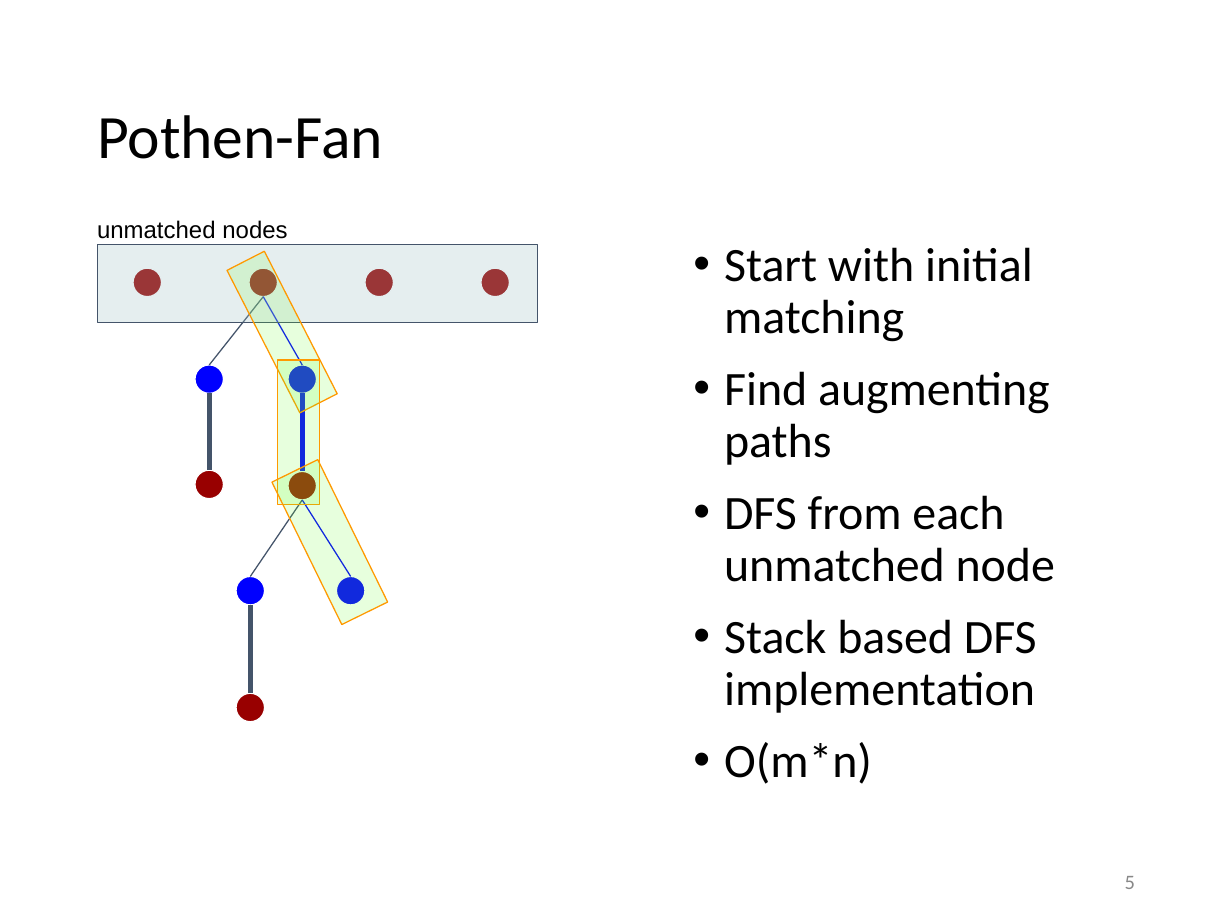
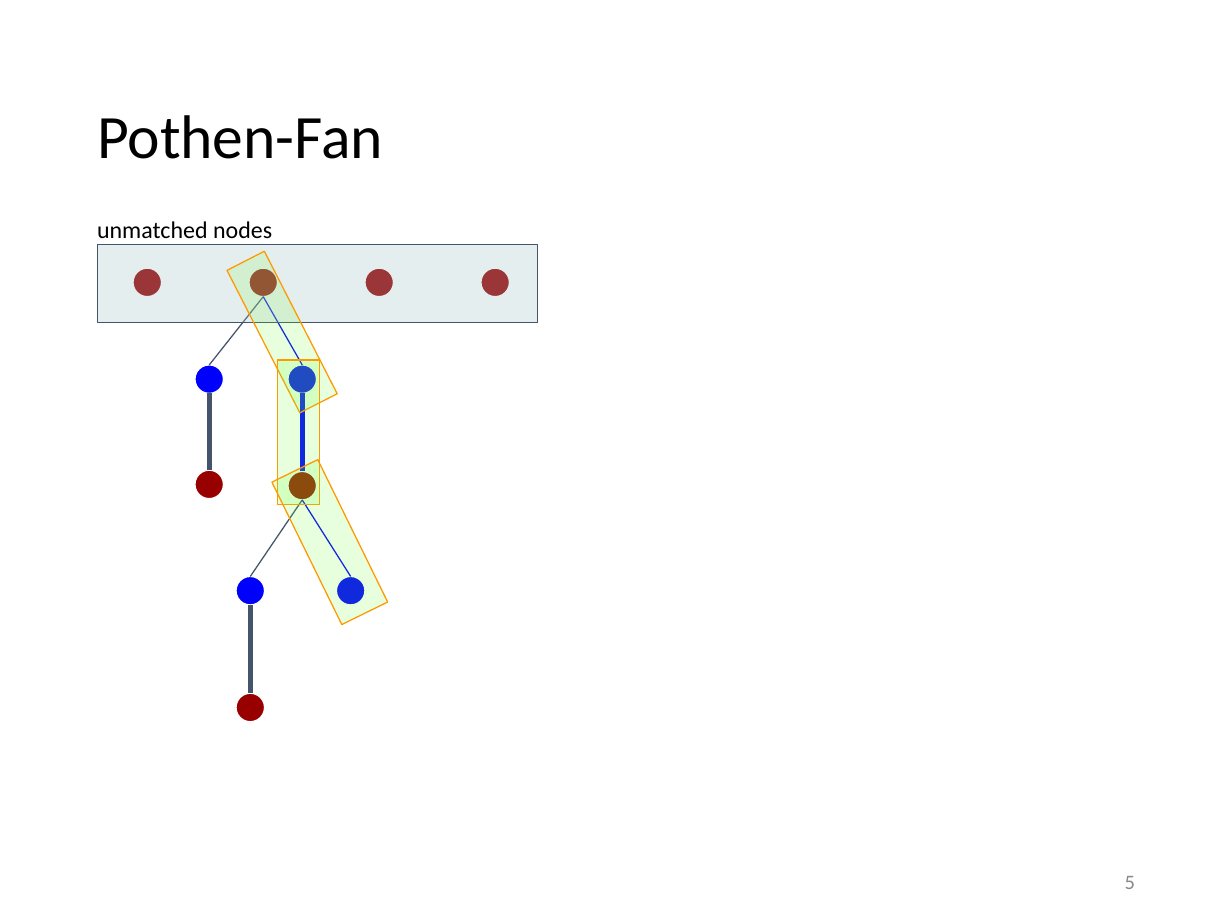
Before and after one commit to suem/dphpc-project, a slide deck: slide 5 of Final Presentation.pptx. Drawn at 1232x924 pixels with LibreOffice and Linux fonts; fonts in the diff are those of the drawing; grey boxes stand for pictures. Boxes give left, top, right and bottom in pixels: in the first picture for what was removed or moved away, otherwise in the second. Text is boxed around its words. In the diff, an @@ line names an element or a change of style, - is before the commit and + after.

```diff
--- a/Final Presentation.pptx
+++ b/Final Presentation.pptx
@@ text "unmatched nodes" at (97, 221, 272, 245): font Arial to Calibri @@
@@ text removed at (724, 247, 1055, 784) @@
-• Start with initial matching
-• Find augmenting paths
-• DFS from each unmatched node
-• Stack based DFS implementation
-• O(m*n)
```
Also in this commit, not shown: 6 other slides changed.
